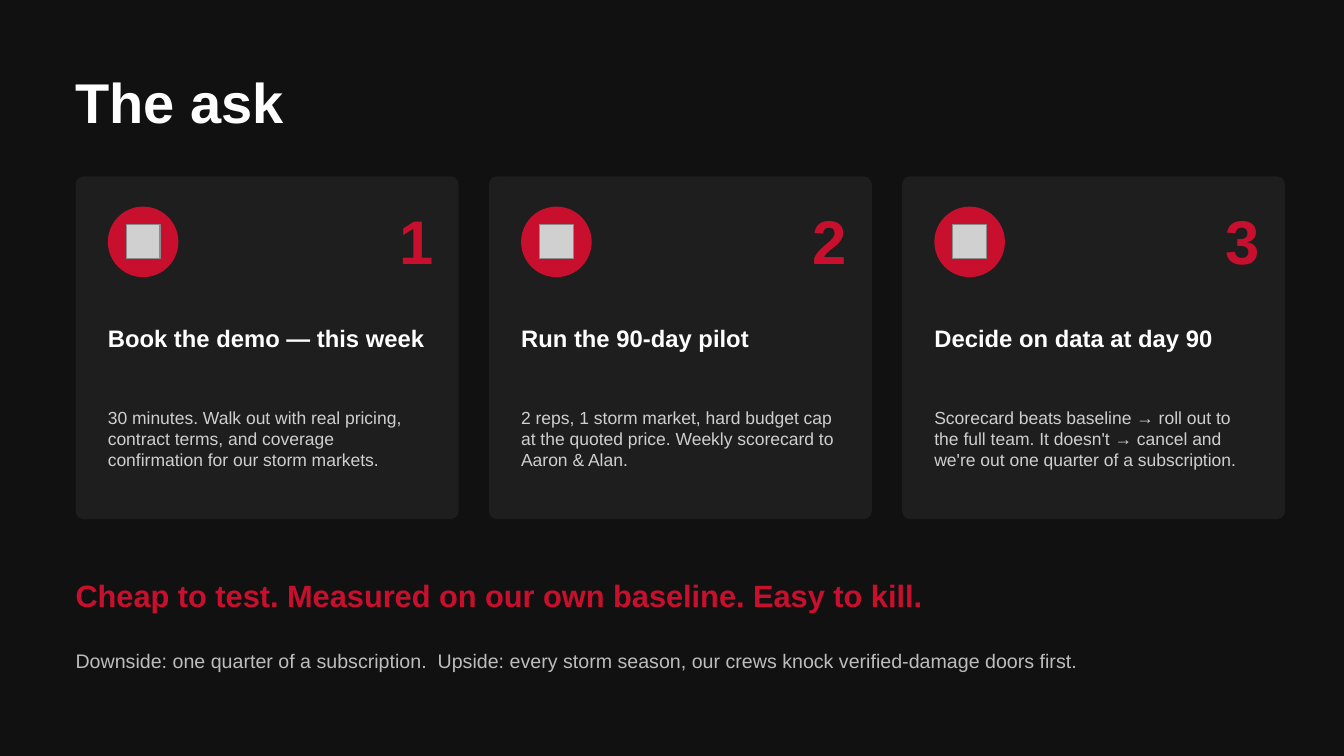
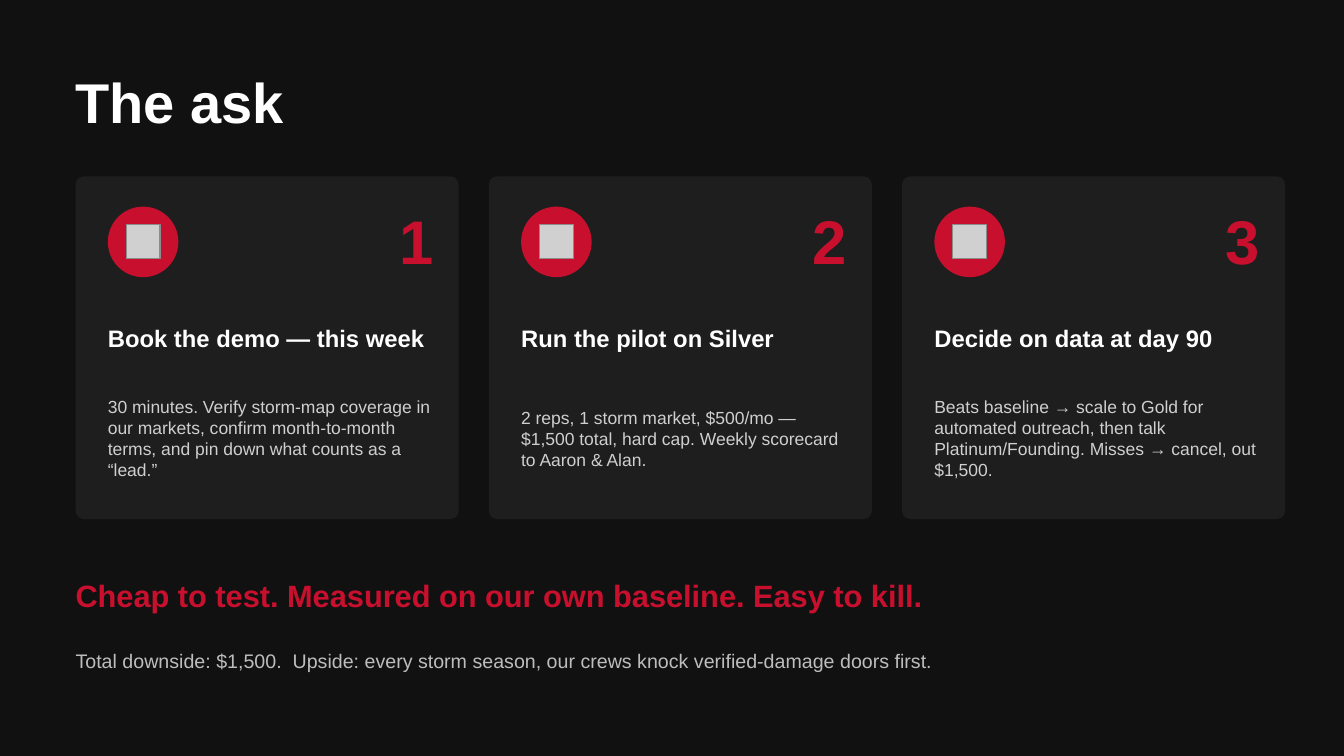
Before and after one commit to DommyD26/roofing-site-template, a slide deck: slide 10 of pitch/Storm-Scout-Pitch.pptx (slide 9 before the commit). Drawn at 1344x756 pixels with LibreOffice and Linux fonts; fonts in the diff are those of the drawing; grey boxes stand for pictures. Boxes give left, top, right and bottom in pixels: in the first picture for what was removed or moved away, otherwise in the second. Text is boxed around its words. In the diff, an @@ line names an element or a change of style, - is before the commit and + after.

```diff
--- a/pitch/Storm-Scout-Pitch.pptx
+++ b/pitch/Storm-Scout-Pitch.pptx
@@ text at <box>521,329,774,352</box>: text changed @@
-Run the 90-day pilot
+Run the pilot on Silver
@@ text at <box>108,400,431,476</box>: text changed @@
-30 minutes. Walk out with real pricing, contract terms, and coverage confirmation for our storm markets.
+30 minutes. Verify storm-map coverage in our markets, confirm month-to-month terms, and pin down what counts as a “lead.”
@@ text at <box>521,411,839,466</box>: text changed @@
-2 reps, 1 storm market, hard budget cap at the quoted price. Weekly scorecard to Aaron & Alan.
+2 reps, 1 storm market, $500/mo — $1,500 total, hard cap. Weekly scorecard to Aaron & Alan.
@@ text at <box>934,400,1256,478</box>: text changed @@
-Scorecard beats baseline → roll out to the full team. It doesn't → cancel and we're out one quarter of a subscription.
+Beats baseline → scale to Gold for automated outreach, then talk Platinum/Founding. Misses → cancel, out $1,500.
@@ text at <box>76,653,932,672</box>: text changed @@
-Downside: one quarter of a subscription. Upside: every storm season, our crews knock verified-damage doors first.
+Total downside: $1,500. Upside: every storm season, our crews knock verified-damage doors first.
```
Also in this commit, not shown: 3 other slides changed, 1 slide added, 1 other file.
